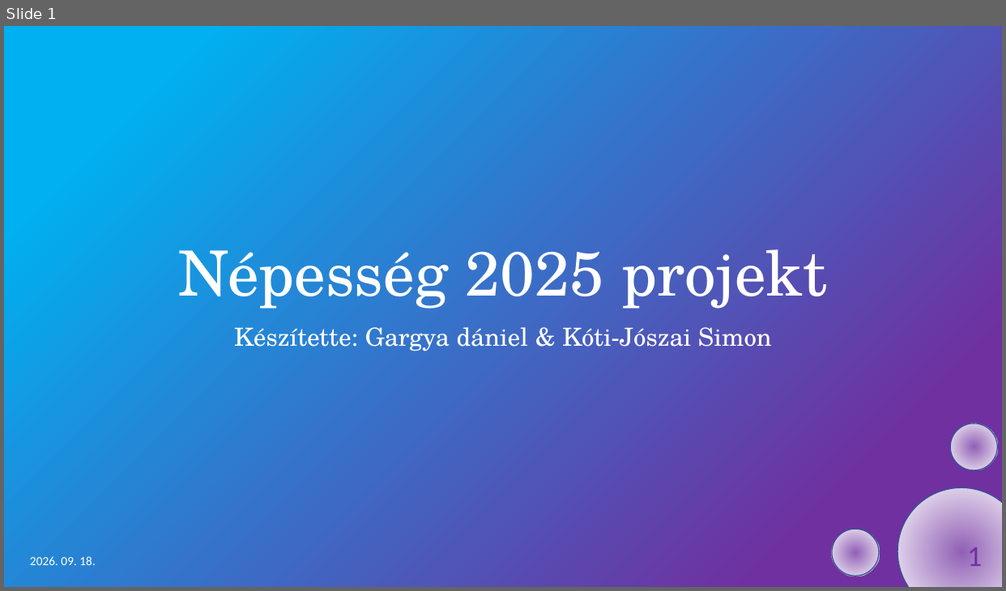
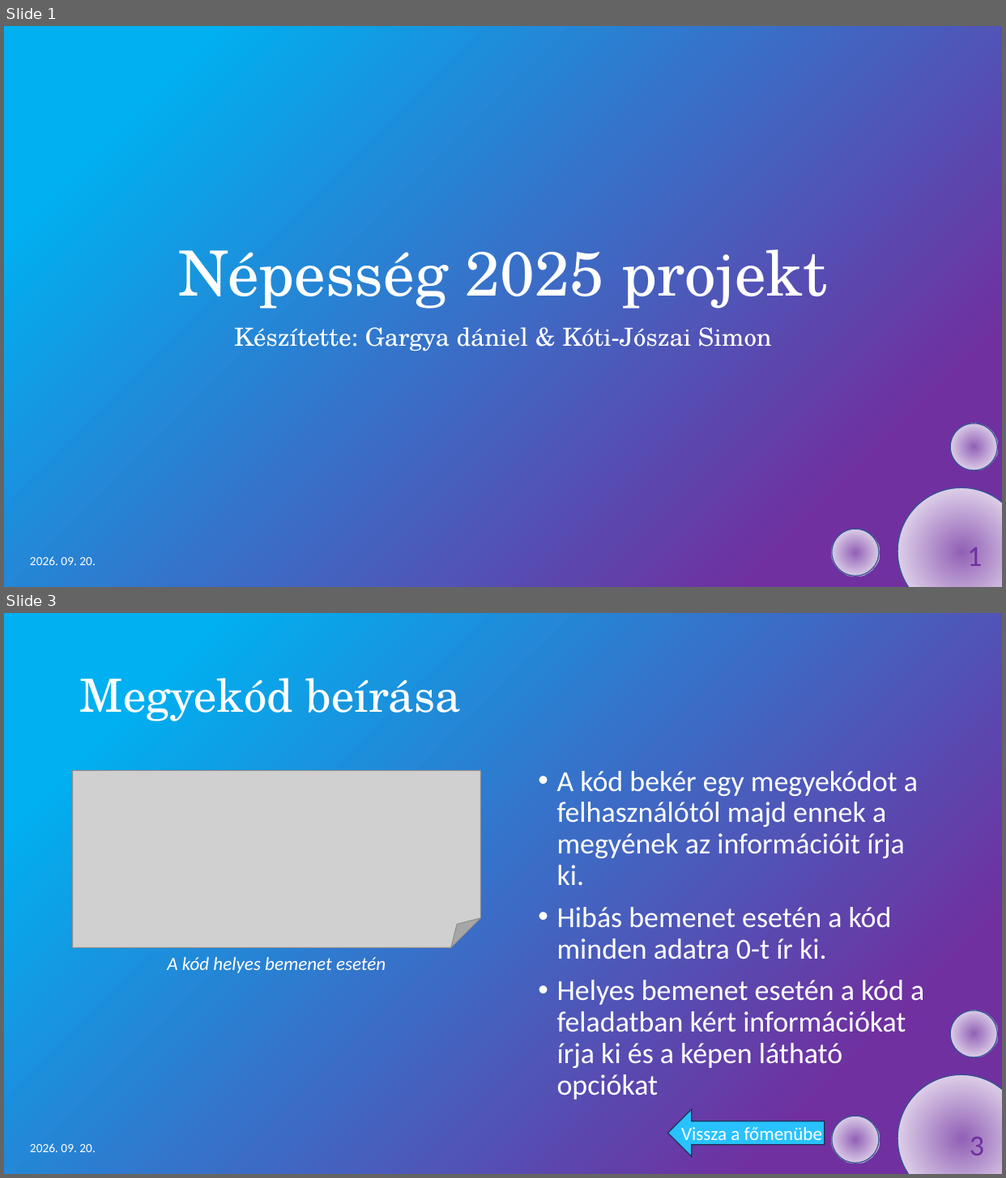
Before and after one commit to Almagyar/nepesseg2025, a slide deck: Népesség 2025 projekt.pptx. Shown one above the other, each under a label of ours: slide 1 before the commit, slides 1 and 3 after it; the slides between them are not shown. The pictures are 1006x591 and 1006x1178 pixels, drawn with LibreOffice and Linux fonts; fonts in the diff are those of the drawing; grey boxes stand for pictures. Boxes give left, top, right and bottom in pixels: in the first picture for what was removed or moved away, otherwise in the second. Text is boxed around its words. In the diff, an @@ line names an element or a change of style, - is before the commit and + after.

```diff
--- a/Népesség 2025 projekt.pptx
+++ b/Népesség 2025 projekt.pptx
@@ slide 3 added at bbox=[4, 613, 1002, 1174], background gradient #00B0F0 to #7030A0; not listed: 3 template elements that a slide beside it also shows @@
@@ title added at bbox=[80, 678, 461, 722], 44 pt, text #FFFFFF @@
+Megyekód beírása
@@ picture added at bbox=[73, 771, 481, 948] @@
@@ text added at bbox=[557, 771, 924, 1100], 28 pt, text #FFFFFF @@
+• A kód bekér egy megyekódot a felhasználótól majd ennek a megyének az információit írja ki.
+• Hibás bemenet esetén a kód minden adatra 0-t ír ki.
+• Helyes bemenet esetén a kód a feladatban kért információkat írja ki és a képen látható opciókat
@@ text added at bbox=[167, 957, 386, 973], 18 pt, text #FFFFFF, italic @@
+A kód helyes bemenet esetén
@@ left arrow added at bbox=[668, 1110, 825, 1157], fill #28C2FF, outline #1E3256 1 pt @@
@@ text added at bbox=[30, 1144, 95, 1152], 12 pt, text #FFFFFF @@
+2026. 09. 20.
@@ text added at bbox=[681, 1127, 823, 1146], 18 pt, text #FFFFFF @@
+Vissza a főmenübe
@@ page number added at bbox=[970, 1137, 984, 1156], 28 pt, text #7030A0 @@
+3
@@ slide 1 changed as well @@
@@ text at bbox=[30, 557, 95, 565]: text changed @@
-2026. 09. 18.
+2026. 09. 20.
```
Also in this commit, not shown: 1 other slide changed, 1 other slide added, 3 other files.
